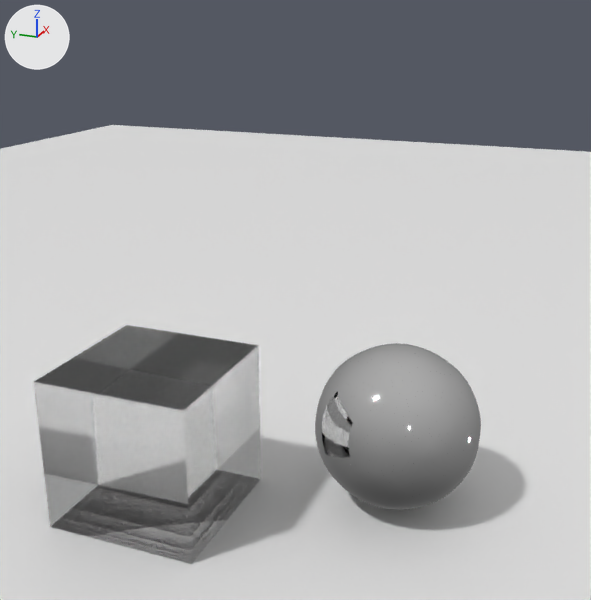
The Blender file blend/worksheet10_3.blend, before and after one commit.
Rendered twice from a camera (50 mm lens) standing at (-14.7, -1.61, 5.1) and looking at (1.05, 4.66, -0.84). Lighting does not change. The marker at upper left points along +X, +Y and +Z.
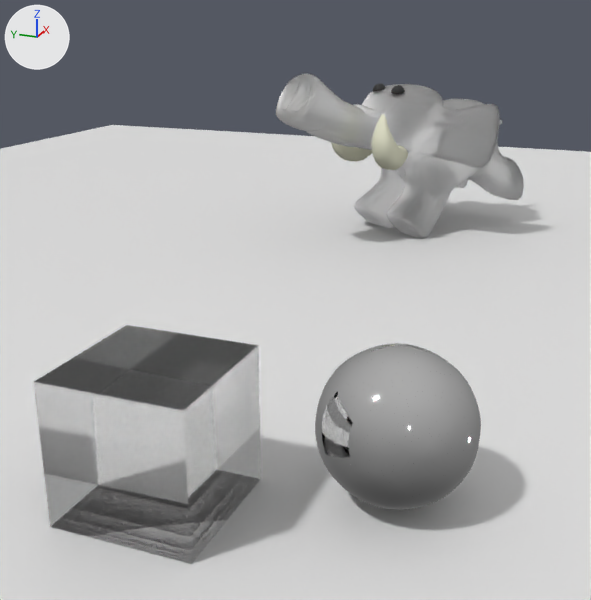
Commit message: Update worksheet 10

Where the change shows, as pixel boxes (x1, y1, x2, y2) in the pictures (591 x 600 px):
'justElephant', added: after (276, 73, 524, 238)
    faces in mat_blinn3sg (white #e7e7e7): (276, 73, 524, 238)
    faces in mat_blinn2sg (white #f3f3da): (331, 114, 408, 170)
    faces in mat_blinn1sg (black #000000): (373, 83, 405, 94)

Diff of the bpy script that builds the scene:
```diff
--- a/blend/worksheet10_3.blend.py
+++ b/blend/worksheet10_3.blend.py
@@ mat_blinn2sg @@
+mat_blinn2sg = principled_material('blinn2SG')
+mat_blinn2sg.base_color = (0.9, 0.9, 0.7)  # white #f3f3da
+mat_blinn2sg.roughness = 0.553
+mat_blinn2sg.specular_ior_level = 0.08
@@ mat_blinn3sg @@
+mat_blinn3sg = principled_material('blinn3SG')
+mat_blinn3sg.base_color = (0.8, 0.8, 0.8)  # white #e7e7e7
+mat_blinn3sg.subsurface_weight = 1.0
+mat_blinn3sg.subsurface_scale = 1.0
+mat_blinn3sg.specular_ior_level = 0.0
+mat_blinn3sg.transmission_weight = 1.0
@@ mat_blinn1sg @@
+mat_blinn1sg = principled_material('blinn1SG')
+mat_blinn1sg.base_color = (0.0, 0.0, 0.0)  # black #000000
+mat_blinn1sg.roughness = 0.776
+mat_blinn1sg.specular_ior_level = 1.0
@@ me_justelephant @@
+me_justelephant.from_pydata(...)  # 6042 vertices, 6064 faces; spans x -2.42..2.42, y -2.39..2.39, z -4.12..4.12
+# faces by material slot: [5072, 576, 416]
+me_justelephant.materials.append(mat_blinn3sg)  # white #e7e7e7
+me_justelephant.materials.append(mat_blinn2sg)  # white #f3f3da
+me_justelephant.materials.append(mat_blinn1sg)  # black #000000
@@ ob_justelephant @@
+ob_justelephant = bpy.data.objects.new('justElephant', me_justelephant)
+ob_justelephant.location = (8.56, 4.31, 1.23)
+ob_justelephant.rotation_euler = (1.571, 0.0, 4.135)  # degrees (90, 0, 237)
```
